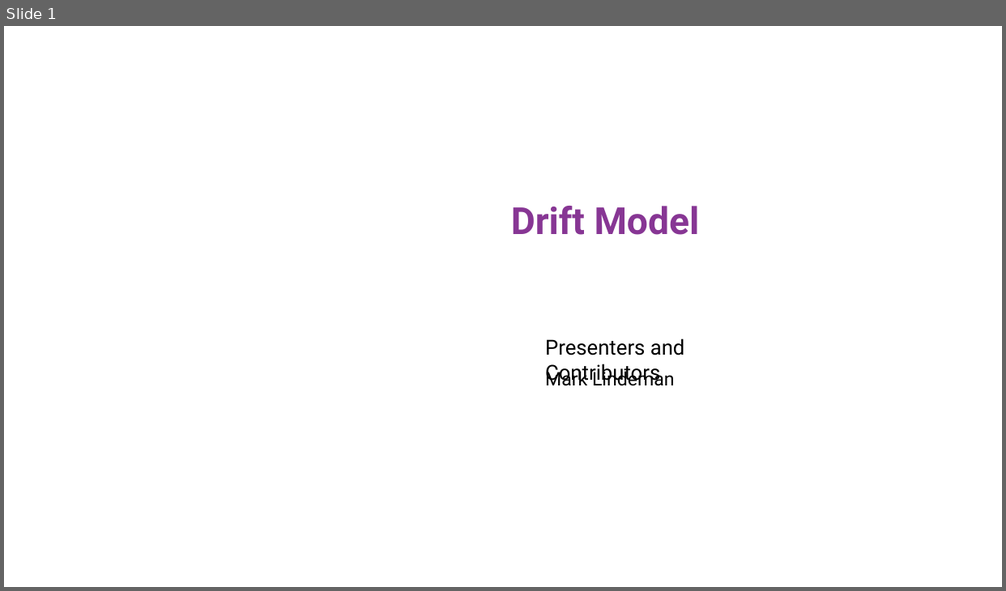
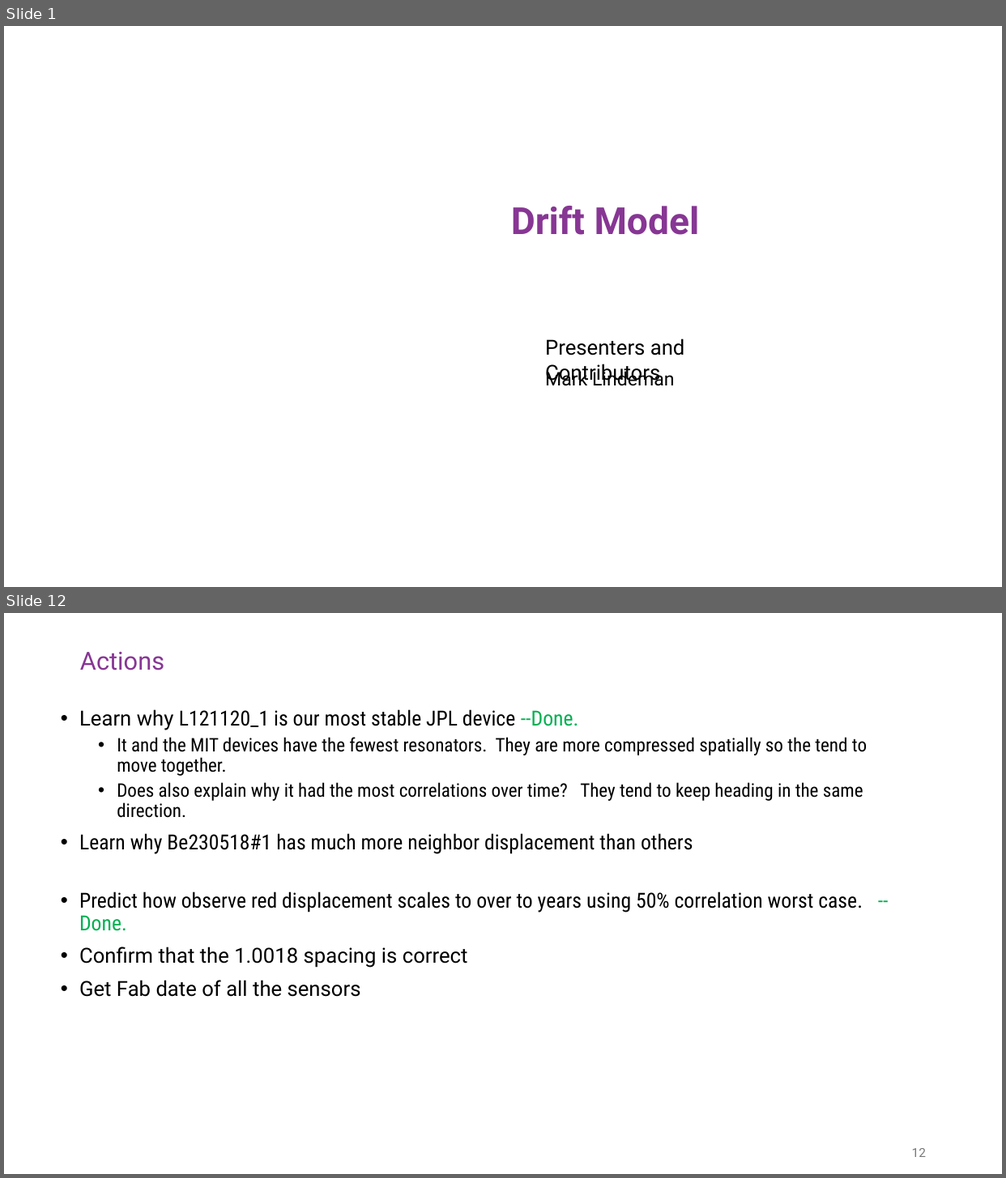
Before and after one commit to malindeman1999/python_drift_model, a slide deck: 2026-4-27 drift model.pptx. Shown one above the other, each under a label of ours: slide 1 before the commit, slides 1 and 12 after it; the slides between them are not shown. The pictures are 1006x591 and 1006x1178 pixels, drawn with LibreOffice and Linux fonts; fonts in the diff are those of the drawing; background and template pictures are left out. Boxes give left, top, right and bottom in pixels: in the first picture for what was removed or moved away, otherwise in the second. Text is boxed around its words. In the diff, an @@ line names an element or a change of style, - is before the commit and + after.

```diff
--- a/2026-4-27 drift model.pptx
+++ b/2026-4-27 drift model.pptx
@@ slide 12 added at <box>4,613,1002,1174</box>, background #FFFFFF @@
@@ title added at <box>80,652,164,671</box>, 24 pt, text #873694 @@
+Actions
@@ text added at <box>79,709,867,997</box>, 20 pt, text #000000 @@
+• Learn why L121120_1 is our most stable JPL device --Done.
+  • It and the MIT devices have the fewest resonators. They are more compressed spatially so the tend to move together.
+  • Does also explain why it had the most correlations over time? They tend to keep heading in the same direction.
+• Learn why Be230518#1 has much more neighbor displacement than others
+• Predict how observe red displacement scales to over to years using 50% correlation worst case. --Done.
+• Confirm that the 1.0018 spacing is correct
+• Get Fab date of all the sensors
@@ page number added at <box>912,1148,926,1157</box>, 12 pt, text #797979 @@
+12
```
Also in this commit, not shown: 4 slides changed, 13 other slides added, 4 slides removed, 4 other files.
